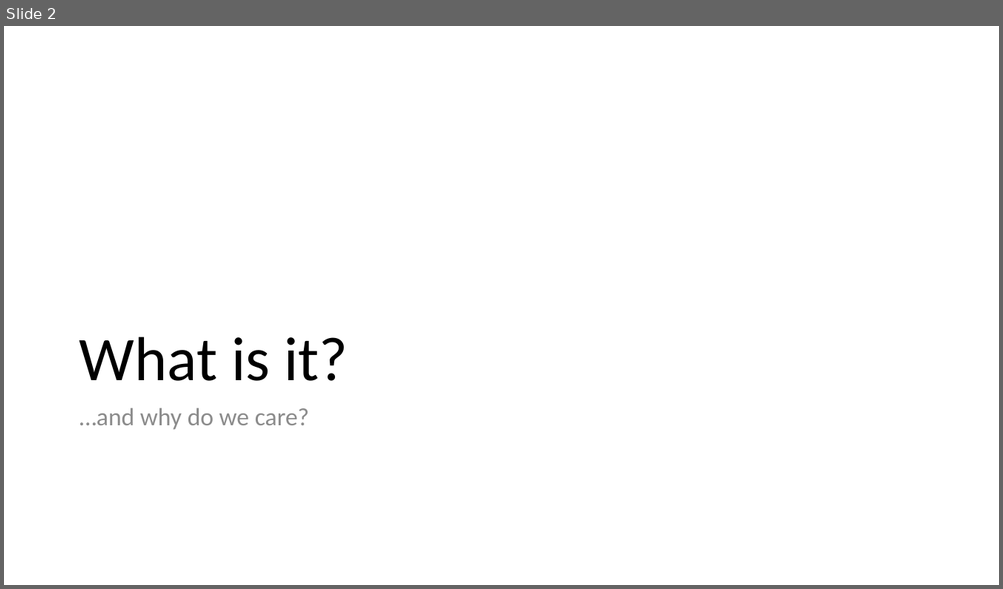
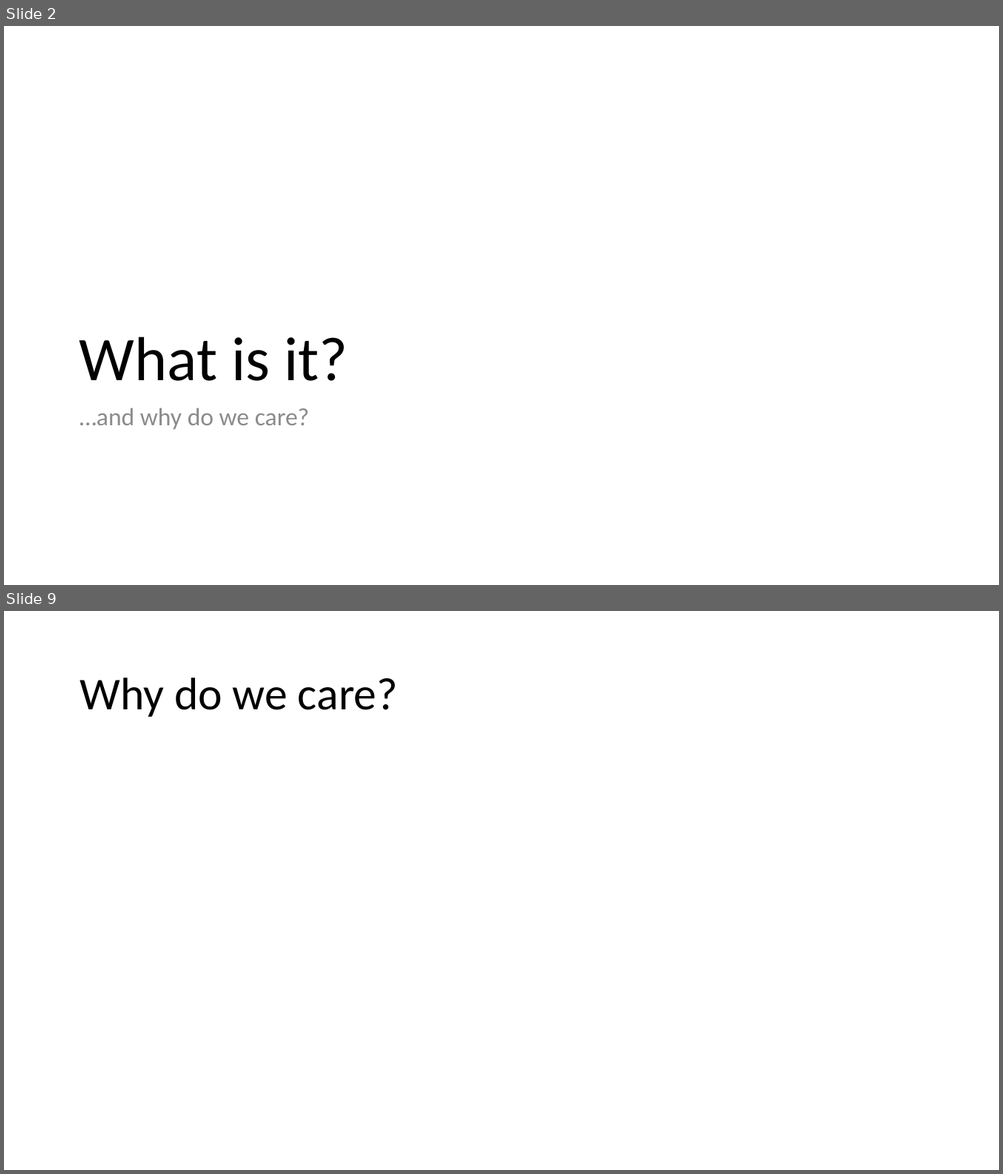
Before and after one commit to cchen23/AI4ALL_NLP, a slide deck: splash_slides.pptx. Shown one above the other, each under a label of ours: slide 2 before the commit, slides 2 and 9 after it; the slides between them are not shown. The pictures are 1003x589 and 1003x1174 pixels, drawn with LibreOffice and Linux fonts; fonts in the diff are those of the drawing. Boxes give left, top, right and bottom in pixels: in the first picture for what was removed or moved away, otherwise in the second. Text is boxed around its words. In the diff, an @@ line names an element or a change of style, - is before the commit and + after.

```diff
--- a/splash_slides.pptx
+++ b/splash_slides.pptx
@@ slide 9 added at box(4, 611, 999, 1170), background #FFFFFF @@
@@ title added at box(79, 678, 398, 717), 44 pt, text #000000 @@
+Why do we care?
```
Also in this commit, not shown: 22 other slides added.
